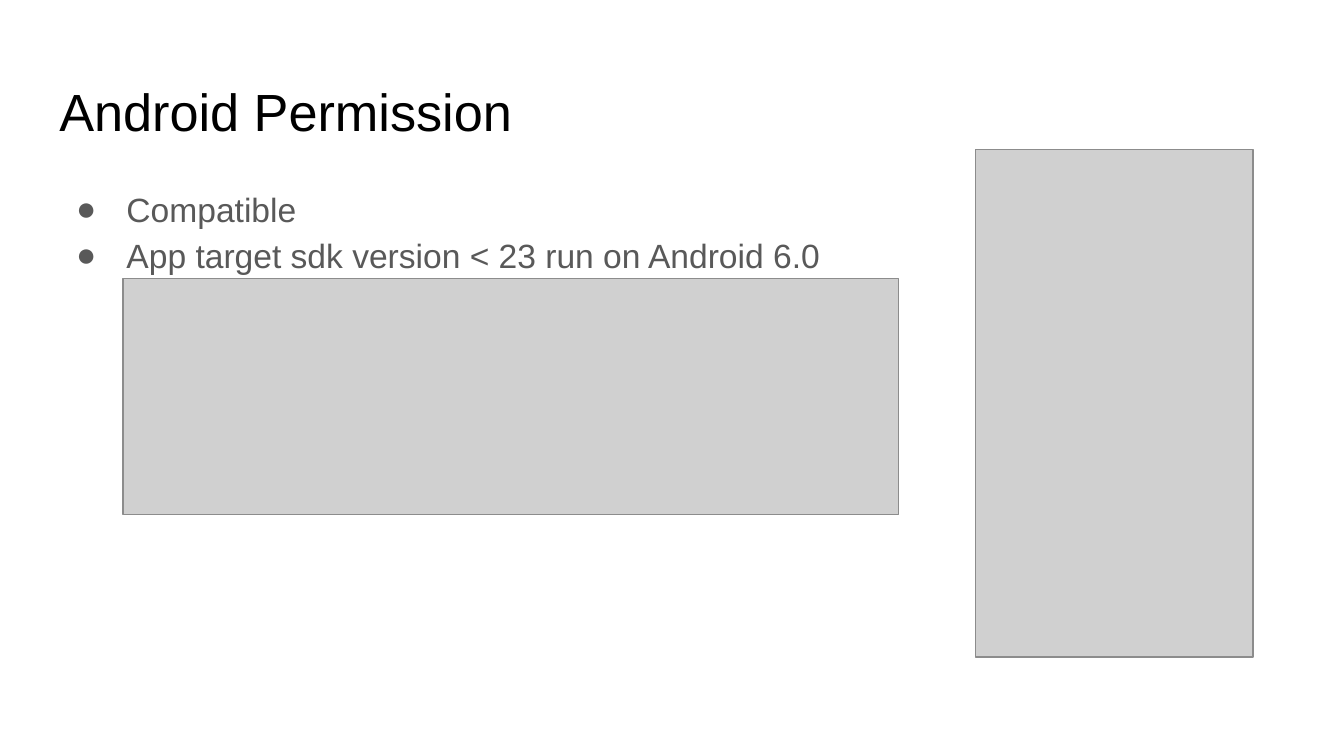
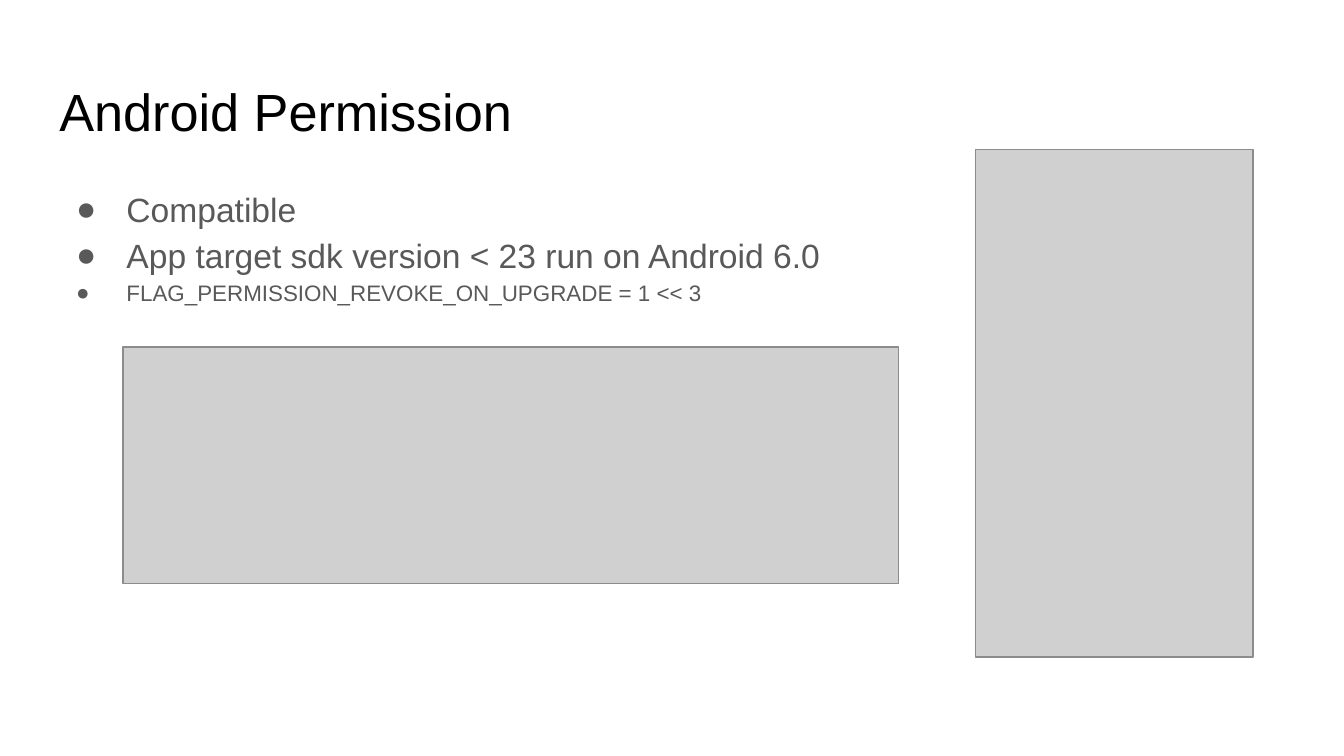
Before and after one commit to martinkro/android-studio-samples, a slide deck: slide 8 of docs/Android Permission Model.pptx. Drawn at 1344x756 pixels with LibreOffice and Linux fonts; fonts in the diff are those of the drawing; grey boxes stand for pictures. Boxes give left, top, right and bottom in pixels: in the first picture for what was removed or moved away, otherwise in the second. Text is boxed around its words. In the diff, an @@ line names an element or a change of style, - is before the commit and + after.

```diff
--- a/docs/Android Permission Model.pptx
+++ b/docs/Android Permission Model.pptx
@@ text at bbox=[126, 285, 701, 306]: paragraph added @@
+● FLAG_PERMISSION_REVOKE_ON_UPGRADE = 1 << 3
@@ picture: place and size @@
-picture at bbox=[124, 278, 899, 515]
+picture at bbox=[124, 347, 899, 583]
```
Also in this commit, not shown: 8 other files.
